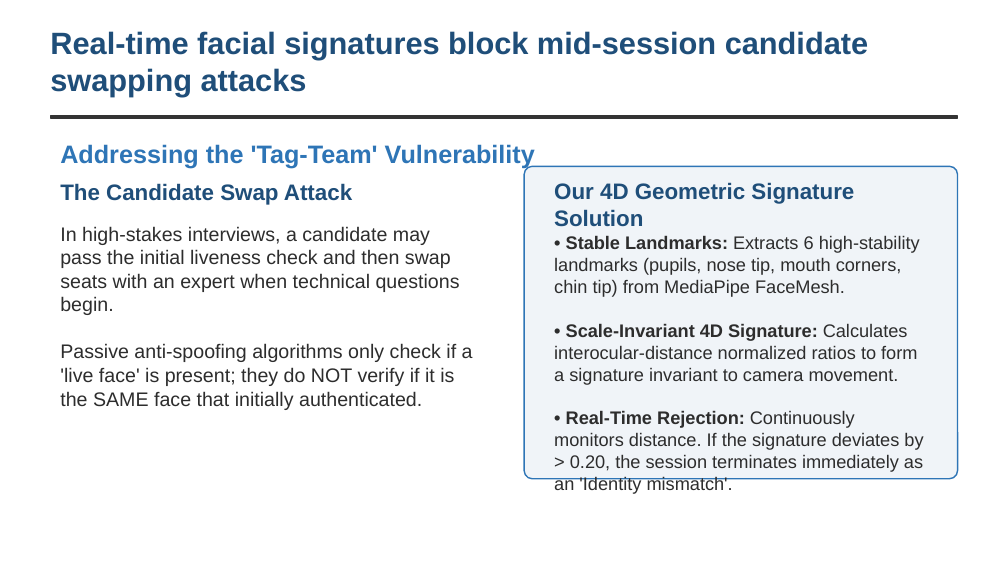
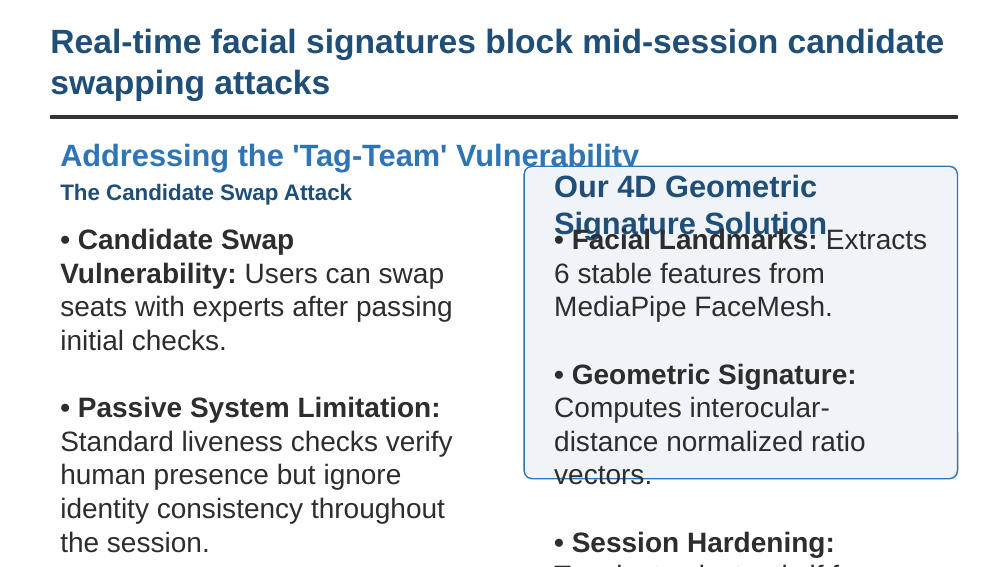
Before and after one commit to sthavirpunwatkar/SHIELD-Secure-Human-Identity-Liveness-Evaluation-Detection, a slide deck: slide 6 of SHIELD_CDAC_Project_Review.pptx. Drawn at 1008x567 pixels with LibreOffice and Linux fonts; fonts in the diff are those of the drawing. Boxes give left, top, right and bottom in pixels: in the first picture for what was removed or moved away, otherwise in the second. Text is boxed around its words. In the diff, an @@ line names an element or a change of style, - is before the commit and + after.

Commit message:
Update CDAC presentation slide script font sizes, text constraints, and fix widget test assertions

```diff
--- a/SHIELD_CDAC_Project_Review.pptx
+++ b/SHIELD_CDAC_Project_Review.pptx
@@ text "Real-time facial signatures block mid-session ..." at (x1=50, y1=28, x2=945, y2=101): size 22 to 24 pt @@
@@ text "Addressing the 'Tag-Team' Vulnerability" at (x1=60, y1=143, x2=639, y2=171): size 18 to 22 pt @@
@@ text "Our 4D Geometric Signature Solution" at (x1=554, y1=174, x2=827, y2=240): size 16 to 22 pt @@
@@ text at (x1=60, y1=228, x2=453, y2=553): text changed; size 14 to 20 pt @@
-In high-stakes interviews, a candidate may pass the initial liveness check and then swap seats with an expert when technical questions begin.
-Passive anti-spoofing algorithms only check if a 'live face' is present; they do NOT verify if it is the SAME face that initially authenticated.
+• Candidate Swap Vulnerability: Users can swap seats with experts after passing initial checks.
+• Passive System Limitation: Standard liveness checks verify human presence but ignore identity consistency throughout the session.
@@ text at (x1=554, y1=227, x2=927, y2=557): text changed; size 13 to 20 pt @@
-• Stable Landmarks: Extracts 6 high-stability landmarks (pupils, nose tip, mouth corners, chin tip) from MediaPipe FaceMesh.
-• Scale-Invariant 4D Signature: Calculates interocular-distance normalized ratios to form a signature invariant to camera movement.
-• Real-Time Rejection: Continuously monitors distance. If the signature deviates by > 0.20, the session terminates immediately as an 'Identity mismatch'.
+• Facial Landmarks: Extracts 6 stable features from MediaPipe FaceMesh.
+• Geometric Signature: Computes interocular-distance normalized ratio vectors.
+• Session Hardening: Terminates instantly if face signature deviates by > 0.20.
```
Also in this commit, not shown: 9 other slides changed, 2 other files.
